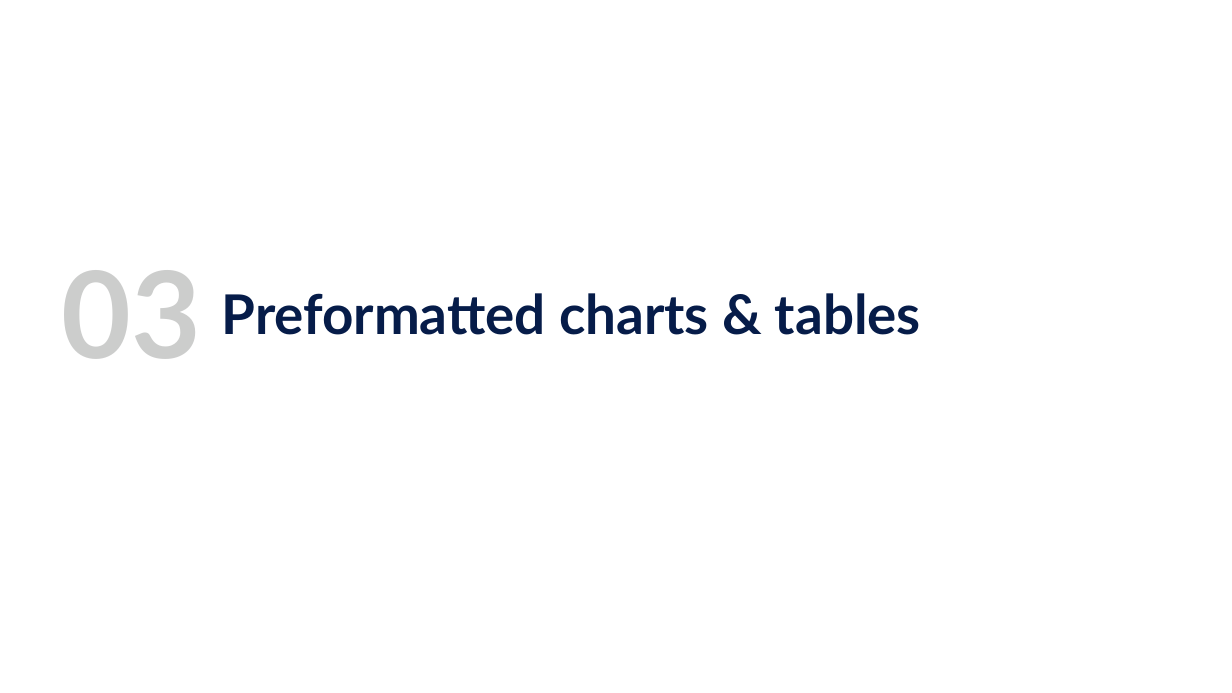
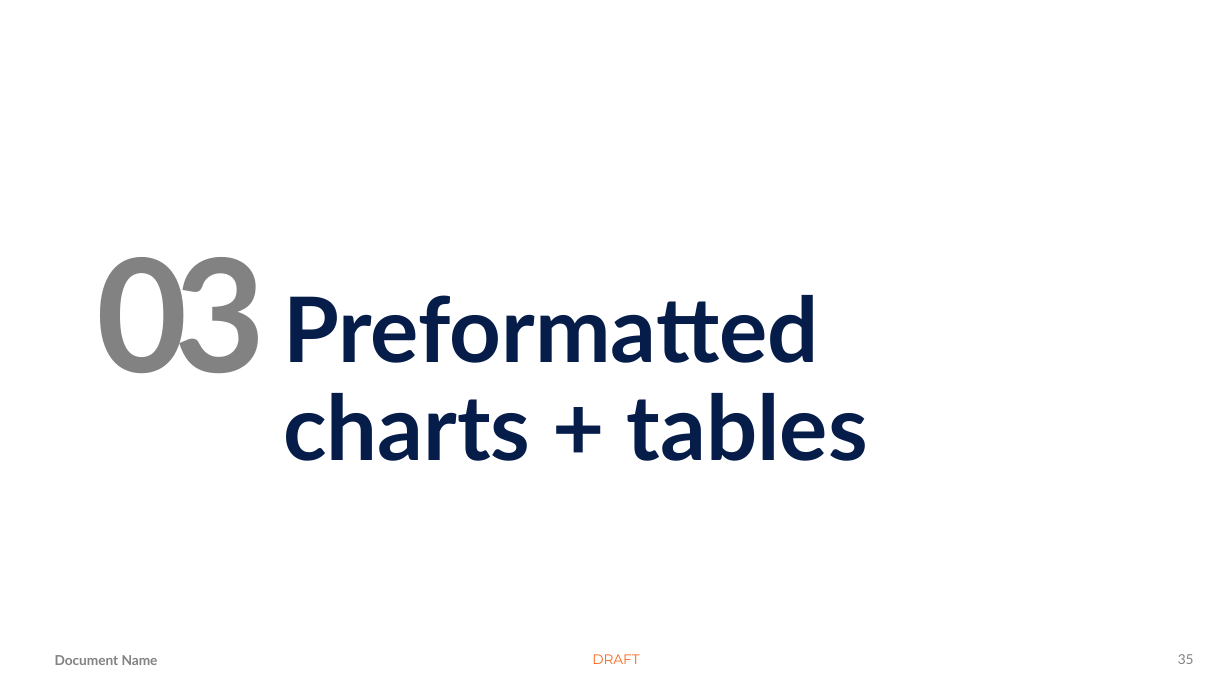
Before and after one commit to Jamison413/kevmaitland-PoshAnt, a slide deck: slide 35 of Intune-WinApp/OfficeThemes/Blank.potx (slide 26 before the commit). Drawn at 1232x693 pixels with LibreOffice and Linux fonts; fonts in the diff are those of the drawing; background and template pictures are left out. Boxes give left, top, right and bottom in pixels: in the first picture for what was removed or moved away, otherwise in the second. Text is boxed around its words. In the diff, an @@ line names an element or a change of style, - is before the commit and + after.

```diff
--- a/Intune-WinApp/OfficeThemes/Blank.potx
+++ b/Intune-WinApp/OfficeThemes/Blank.potx
@@ text "03": place and size @@
-text "03" at (61,270,201,359)
+text "03" at (96,257,266,373)
@@ text "03" at (96,257,266,373): size 88 to 115 pt, text colour #CCCDCC to #818281, letter spacing 0 to -9 pt; line spacing 1 to 0.9; more space between paragraphs; vertical alignment middle to top @@
@@ text at (283,295,868,461): text changed; size 40 to 66 pt @@
-Preformatted charts & tables
+Preformatted charts + tables
@@ text "Preformatted charts + tables" at (283,295,868,461): vertical alignment middle to top @@
@@ text added at (55,655,158,665), 10 pt, text #818281, bold @@
+Document Name
@@ text added at (592,654,639,664), 10 pt, text #FC671F @@
+DRAFT
@@ page number added at (1178,654,1194,664), 10 pt, text #818281 @@
+35
```
Also in this commit, not shown: 26 other slides changed, 60 slides added, 38 slides removed, 2 other files.
